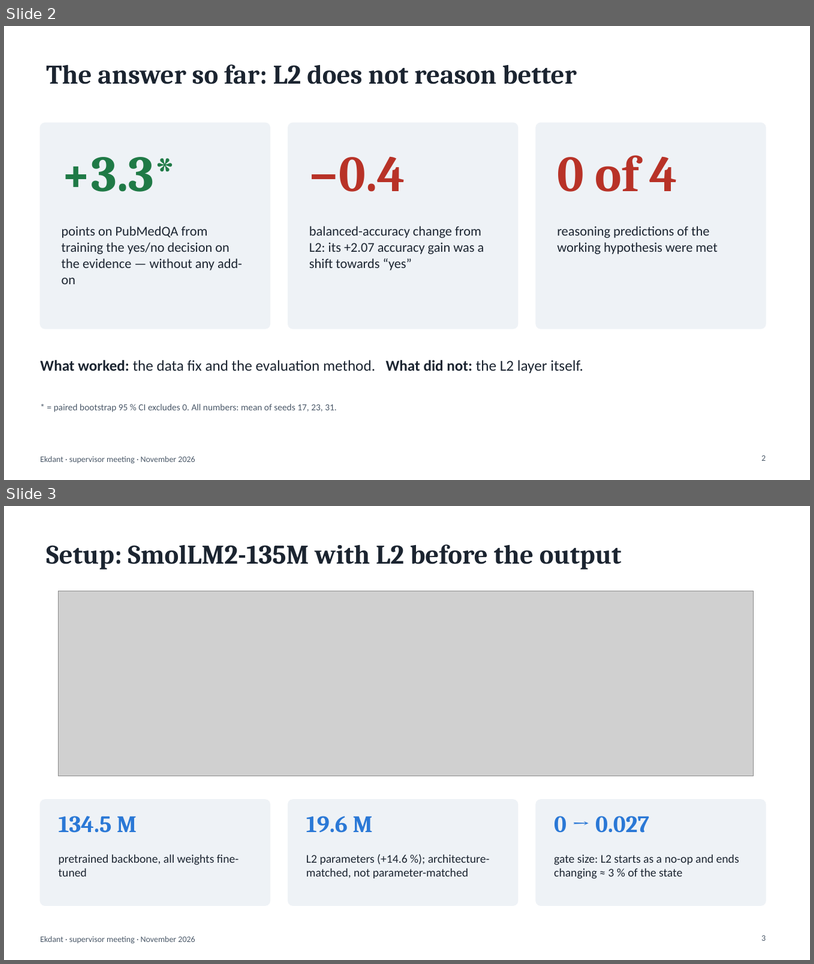
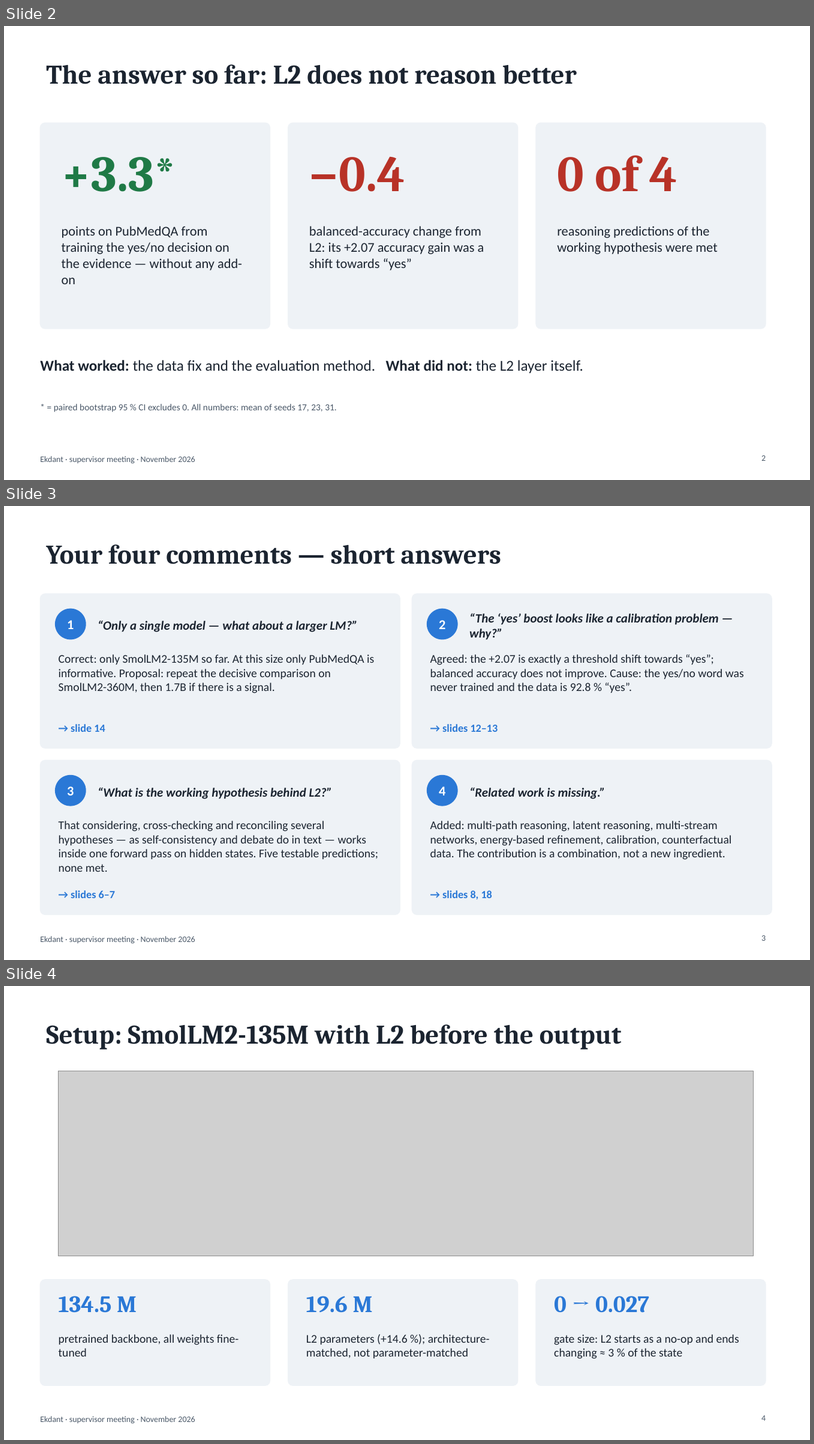
Before and after one commit to N0t-Harshil/Ekdant-LLM, a slide deck: 08-Thesis/report/Ekdant_Supervisor_Meeting.pptx. Shown one above the other, each under a label of ours: slides 2 and 3 before the commit, slides 2, 3 and 4 after it. The pictures are 814x964 and 814x1444 pixels, drawn with LibreOffice and Linux fonts; fonts in the diff are those of the drawing; grey boxes stand for pictures. Boxes give left, top, right and bottom in pixels: in the first picture for what was removed or moved away, otherwise in the second. Text is boxed around its words. In the diff, an @@ line names an element or a change of style, - is before the commit and + after.

```diff
--- a/08-Thesis/report/Ekdant_Supervisor_Meeting.pptx
+++ b/08-Thesis/report/Ekdant_Supervisor_Meeting.pptx
@@ slide 3 added at [4,506,810,960], background #FFFFFF; not listed: 1 template element that a slide beside it also shows @@
@@ title added at [46,544,501,564], 32 pt, text #1B2430, bold @@
+Your four comments — short answers
@@ rounded rectangle added at [40,594,400,748], fill #EEF2F6, outline #EEF2F6 1 pt @@
@@ rounded rectangle added at [413,594,772,748], fill #EEF2F6, outline #EEF2F6 1 pt @@
@@ ellipse added at [56,609,86,639], fill #2A78D6, outline #2A78D6 1 pt @@
@@ ellipse added at [428,609,458,639], fill #2A78D6, outline #2A78D6 1 pt @@
@@ text added at [470,613,719,640], 15 pt, text #1B2430, bold, italic @@
+“The ‘yes’ boost looks like a calibration problem — why?”
@@ text added at [67,620,74,629], 16 pt, text #FFFFFF, bold @@
+1
@@ text added at [98,620,357,632], 15 pt, text #1B2430, bold, italic @@
+“Only a single model — what about a larger LM?”
@@ text added at [439,620,446,629], 16 pt, text #FFFFFF, bold @@
+2
@@ text added at [59,654,374,693], 14 pt, text #1B2430 @@
+Correct: only SmolLM2-135M so far. At this size only PubMedQA is informative. Proposal: repeat the decisive comparison on SmolLM2-360M, then 1.7B if there is a signal.
@@ text added at [431,654,744,693], 14 pt, text #1B2430 @@
+Agreed: the +2.07 is exactly a threshold shift towards “yes”; balanced accuracy does not improve. Cause: the yes/no word was never trained and the data is 92.8 % “yes”.
@@ text added at [71,724,105,732], 13 pt, text #2A78D6, bold @@
+→ slide 14
@@ text added at [443,724,498,732], 13 pt, text #2A78D6, bold @@
+→ slides 12–13
@@ rounded rectangle added at [40,760,400,915], fill #EEF2F6, outline #EEF2F6 1 pt @@
@@ ellipse added at [56,775,86,805], fill #2A78D6, outline #2A78D6 1 pt @@
@@ rounded rectangle added at [413,760,772,915], fill #EEF2F6, outline #EEF2F6 1 pt @@
@@ ellipse added at [428,775,458,805], fill #2A78D6, outline #2A78D6 1 pt @@
@@ text added at [67,786,74,795], 16 pt, text #FFFFFF, bold @@
+3
@@ text added at [98,787,333,799], 15 pt, text #1B2430, bold, italic @@
+“What is the working hypothesis behind L2?”
@@ text added at [439,786,446,795], 16 pt, text #FFFFFF, bold @@
+4
@@ text added at [470,787,606,799], 15 pt, text #1B2430, bold, italic @@
+“Related work is missing.”
@@ text added at [59,820,378,871], 14 pt, text #1B2430 @@
+That considering, cross-checking and reconciling several hypotheses — as self-consistency and debate do in text — works inside one forward pass on hidden states. Five testable predictions; none met.
@@ text added at [431,820,732,859], 14 pt, text #1B2430 @@
+Added: multi-path reasoning, latent reasoning, multi-stream networks, energy-based refinement, calibration, counterfactual data. The contribution is a combination, not a new ingredient.
@@ text added at [71,890,115,898], 13 pt, text #2A78D6, bold @@
+→ slides 6–7
@@ text added at [443,890,492,899], 13 pt, text #2A78D6, bold @@
+→ slides 8, 18
@@ page number added at [762,935,766,940], 10 pt, text #4A5868 @@
+3
@@ what was slide 3 is now slide 4 @@
@@ page number at [762,1415,766,1420]: text changed @@
-3
+4
```
Also in this commit, not shown: 4 slides changed, 1 other slide added.
